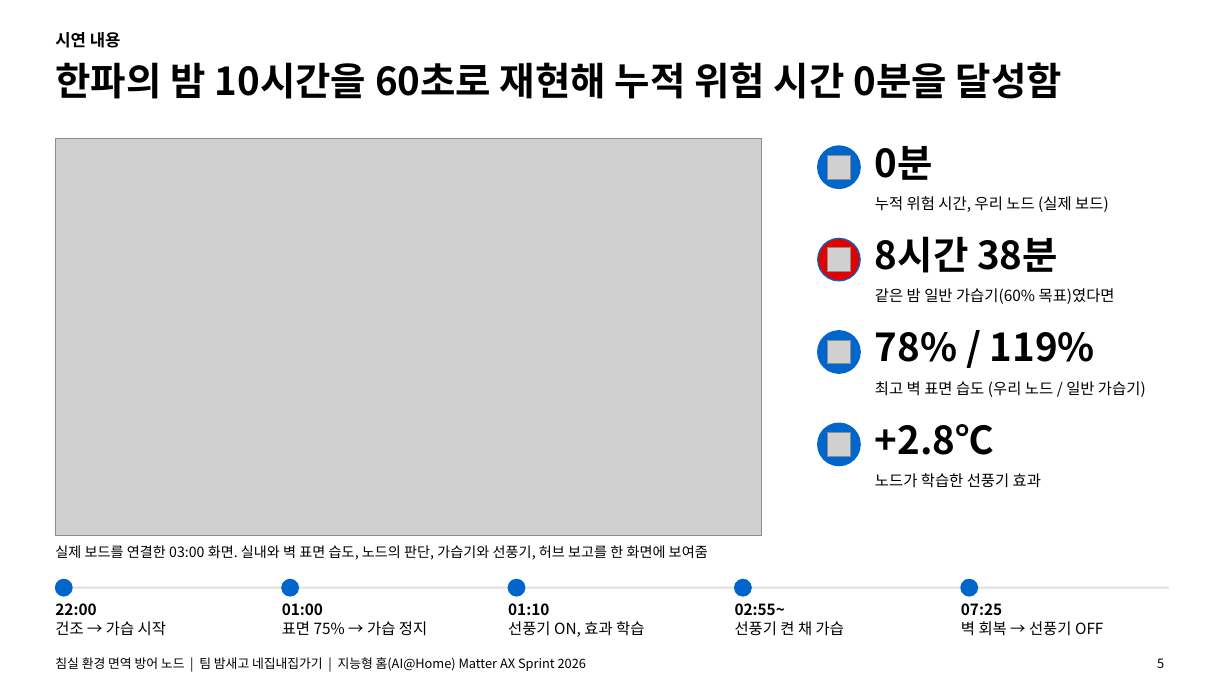
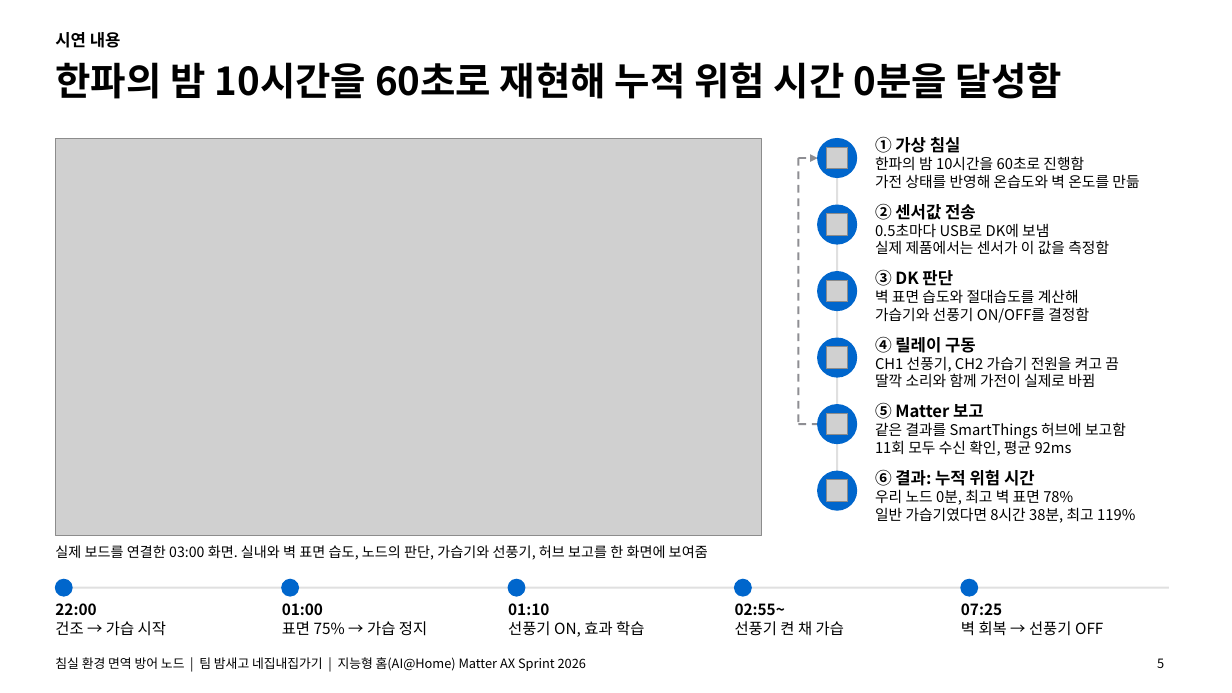
Before and after one commit to 55wind/matter-iot, a slide deck: slide 5 of docs/발표자료_침실노드.pptx. Drawn at 1232x693 pixels with LibreOffice and Linux fonts; fonts in the diff are those of the drawing; grey boxes stand for pictures. Boxes give left, top, right and bottom in pixels: in the first picture for what was removed or moved away, otherwise in the second. Text is boxed around its words. In the diff, an @@ line names an element or a change of style, - is before the commit and + after.

```diff
--- a/docs/발표자료_침실노드.pptx
+++ b/docs/발표자료_침실노드.pptx
@@ ellipse: place and size @@
-ellipse at bbox=[818, 146, 860, 189]
+ellipse at bbox=[818, 139, 857, 177]
@@ picture added at bbox=[826, 147, 848, 169] @@
@@ text removed at bbox=[875, 146, 933, 180] @@
-0분
@@ text added at bbox=[875, 136, 1139, 188], 11.5 pt, text #000000 @@
+① 가상 침실
+한파의 밤 10시간을 60초로 진행함
+가전 상태를 반영해 온습도와 벽 온도를 만듦
@@ line added from (799, 158) to (799, 424), #8E8E93 1.5 pt dashed @@
@@ arrow added from (799, 158) to (818, 158), #8E8E93 1.5 pt dashed @@
@@ line added from (837, 158) to (837, 491), #E0E0E0 1.5 pt @@
@@ ellipse added at bbox=[818, 205, 857, 244], fill #0066CC, outline #0066CC 1 pt @@
@@ text removed at bbox=[875, 196, 1109, 212] @@
-누적 위험 시간, 우리 노드 (실제 보드)
@@ text added at bbox=[875, 203, 1109, 255], 11.5 pt, text #000000 @@
+② 센서값 전송
+0.5초마다 USB로 DK에 보냄
+실제 제품에서는 센서가 이 값을 측정함
@@ picture added at bbox=[826, 213, 848, 236] @@
@@ text removed at bbox=[875, 236, 1058, 273] @@
-8시간 38분
@@ picture removed at bbox=[827, 248, 851, 272] @@
@@ text added at bbox=[875, 269, 1089, 323], 11.5 pt, text #000000 @@
+③ DK 판단
+벽 표면 습도와 절대습도를 계산해
+가습기와 선풍기 ON/OFF를 결정함
@@ ellipse: place and size @@
-ellipse at bbox=[818, 238, 860, 281]
+ellipse at bbox=[818, 272, 857, 311]
@@ ellipse at bbox=[818, 272, 857, 311]: fill #E30000 to #0066CC @@
@@ picture added at bbox=[826, 280, 848, 302] @@
@@ text removed at bbox=[875, 288, 1115, 304] @@
-같은 밤 일반 가습기(60% 목표)였다면
@@ ellipse: place and size @@
-ellipse at bbox=[818, 331, 860, 373]
+ellipse at bbox=[818, 338, 857, 377]
@@ picture: place and size @@
-picture at bbox=[827, 340, 851, 364]
+picture at bbox=[826, 347, 848, 369]
@@ text removed at bbox=[875, 332, 1095, 362] @@
-78% / 119%
@@ text added at bbox=[875, 336, 1119, 387], 11.5 pt, text #000000 @@
+④ 릴레이 구동
+CH1 선풍기, CH2 가습기 전원을 켜고 끔
+딸깍 소리와 함께 가전이 실제로 바뀜
@@ text removed at bbox=[875, 381, 1146, 397] @@
-최고 벽 표면 습도 (우리 노드 / 일반 가습기)
@@ ellipse: place and size @@
-ellipse at bbox=[818, 423, 860, 466]
+ellipse at bbox=[818, 405, 857, 444]
@@ picture added at bbox=[826, 413, 848, 435] @@
@@ text added at bbox=[875, 402, 1126, 456], 11.5 pt, text #000000 @@
+⑤ Matter 보고
+같은 결과를 SmartThings 허브에 보고함
+11회 모두 수신 확인, 평균 92ms
@@ line added from (799, 424) to (818, 424), #8E8E93 1.5 pt dashed @@
@@ picture removed at bbox=[827, 433, 851, 457] @@
@@ text removed at bbox=[875, 424, 994, 455] @@
-+2.8℃
@@ ellipse added at bbox=[818, 471, 857, 510], fill #0066CC, outline #0066CC 1 pt @@
@@ text removed at bbox=[875, 473, 1041, 488] @@
-노드가 학습한 선풍기 효과
@@ text added at bbox=[875, 469, 1135, 523], 11.5 pt, text #000000 @@
+⑥ 결과: 누적 위험 시간
+우리 노드 0분, 최고 벽 표면 78%
+일반 가습기였다면 8시간 38분, 최고 119%
@@ picture: place and size @@
-picture at bbox=[827, 155, 851, 179]
+picture at bbox=[826, 480, 848, 502]
```
Also in this commit, not shown: 2 other files.
